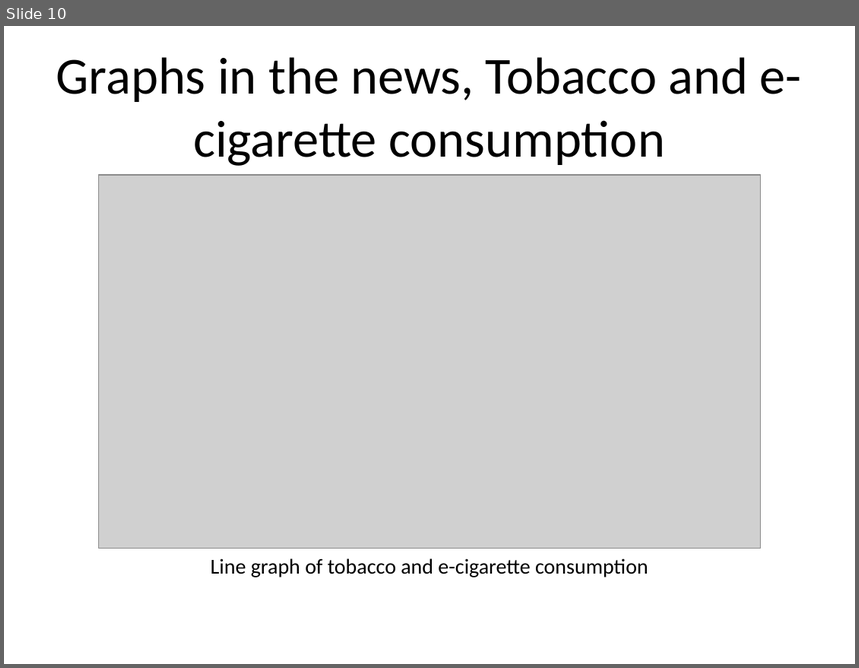
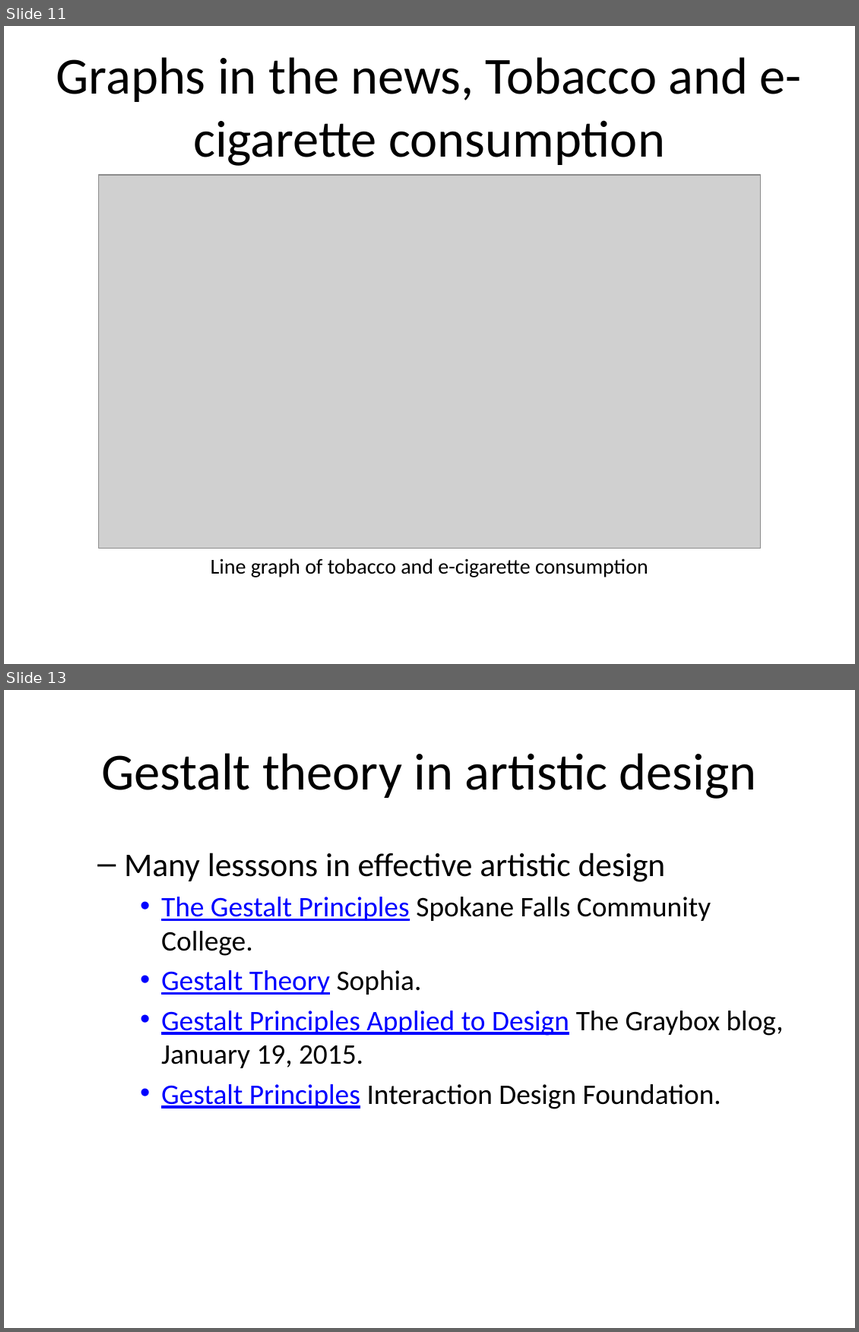
Before and after one commit to pmean/data-visualization, a slide deck: data-viz-03/src/complete-lecture.pptx. Shown one above the other, each under a label of ours: slide 10 before the commit, slides 11 and 13 after it; the slides between them are not shown. The pictures are 859x668 and 859x1332 pixels, drawn with LibreOffice and Linux fonts; fonts in the diff are those of the drawing; grey boxes stand for pictures. Boxes give left, top, right and bottom in pixels: in the first picture for what was removed or moved away, otherwise in the second. Text is boxed around its words. In the diff, an @@ line names an element or a change of style, - is before the commit and + after.

```diff
--- a/data-viz-03/src/complete-lecture.pptx
+++ b/data-viz-03/src/complete-lecture.pptx
@@ slide 13 added at <box>4,690,855,1328</box>, background #FFFFFF @@
@@ title added at <box>101,753,757,799</box>, 44 pt, text #000000 @@
+Gestalt theory in artistic design
@@ text added at <box>124,853,784,1110</box>, 24 pt, text #000000 @@
+  – Many lesssons in effective artistic design
+    • The Gestalt Principles Spokane Falls Community College.
+    • Gestalt Theory Sophia.
+    • Gestalt Principles Applied to Design The Graybox blog, January 19, 2015.
+    • Gestalt Principles Interaction Design Foundation.
@@ what was slide 10 is now slide 11 @@
```
Also in this commit, not shown: 1 slide changed, 36 other slides added, 28 other files.
